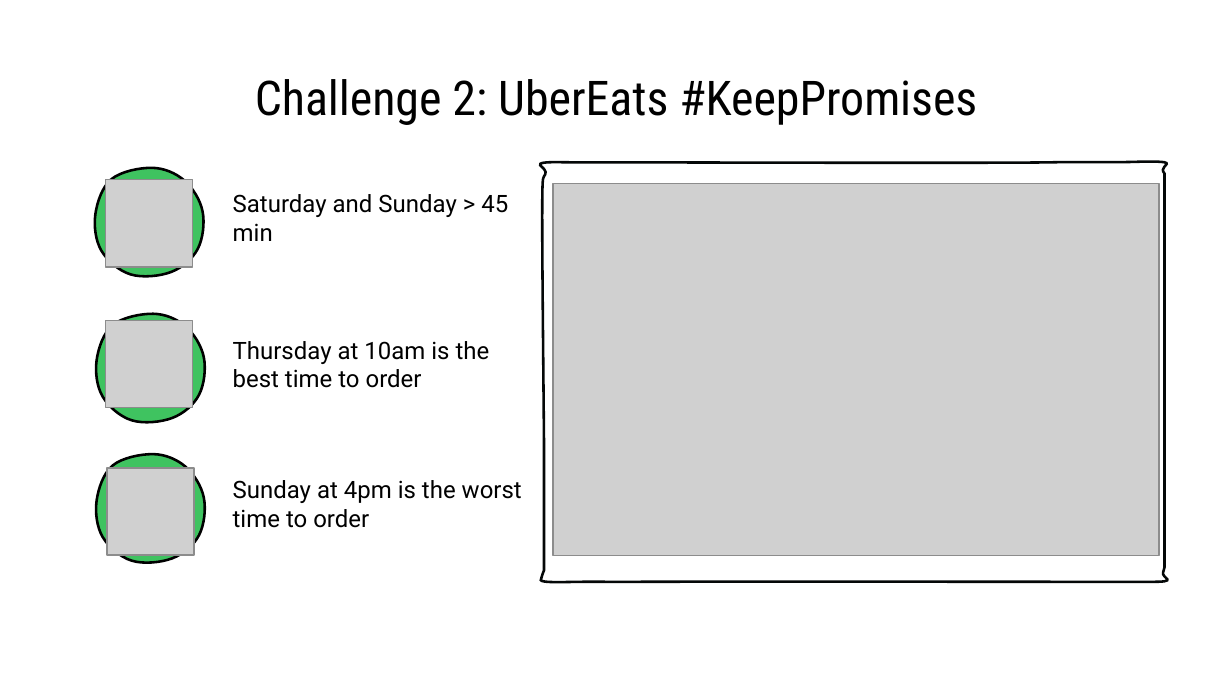
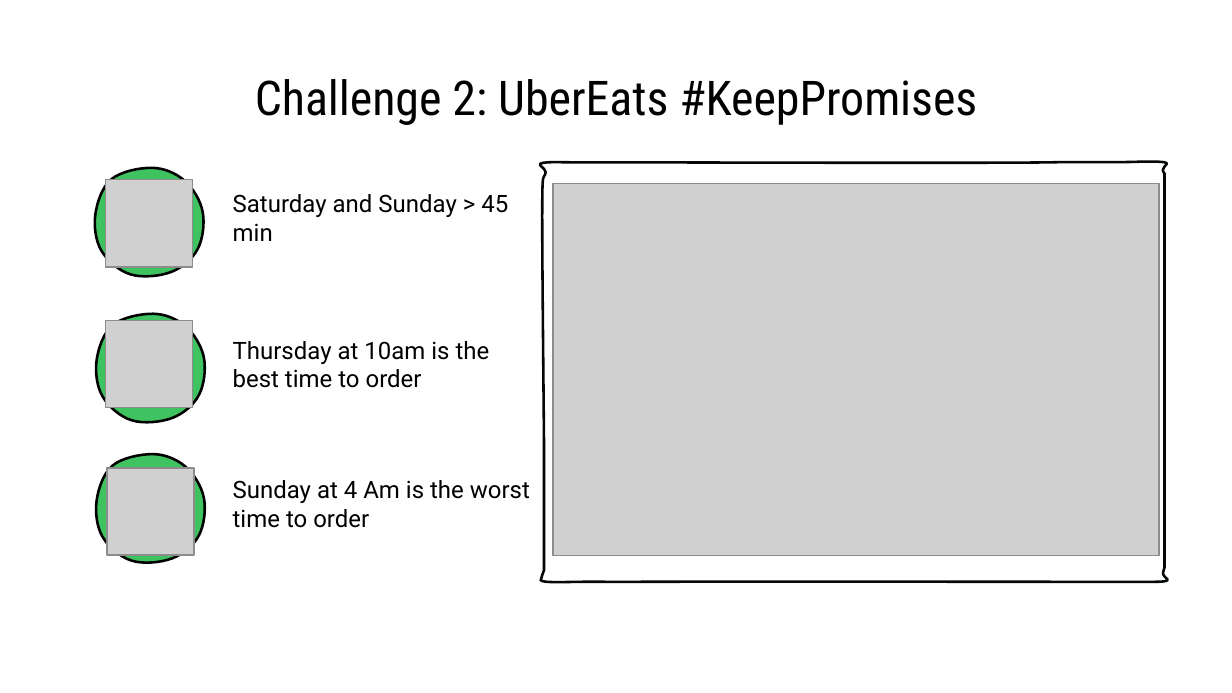
Before and after one commit to juanfelipehdezm/Data-questions, a slide deck: slide 10 of uber/UberEats.pptx. Drawn at 1232x693 pixels with LibreOffice and Linux fonts; fonts in the diff are those of the drawing; grey boxes stand for pictures. Boxes give left, top, right and bottom in pixels: in the first picture for what was removed or moved away, otherwise in the second. Text is boxed around its words. In the diff, an @@ line names an element or a change of style, - is before the commit and + after.

```diff
--- a/uber/UberEats.pptx
+++ b/uber/UberEats.pptx
@@ text at box(233, 480, 530, 528): text changed @@
-Sunday at 4pm is the worst time to order
+Sunday at 4 Am is the worst time to order
```
Also in this commit, not shown: 1 other slide changed, 1 other file.
